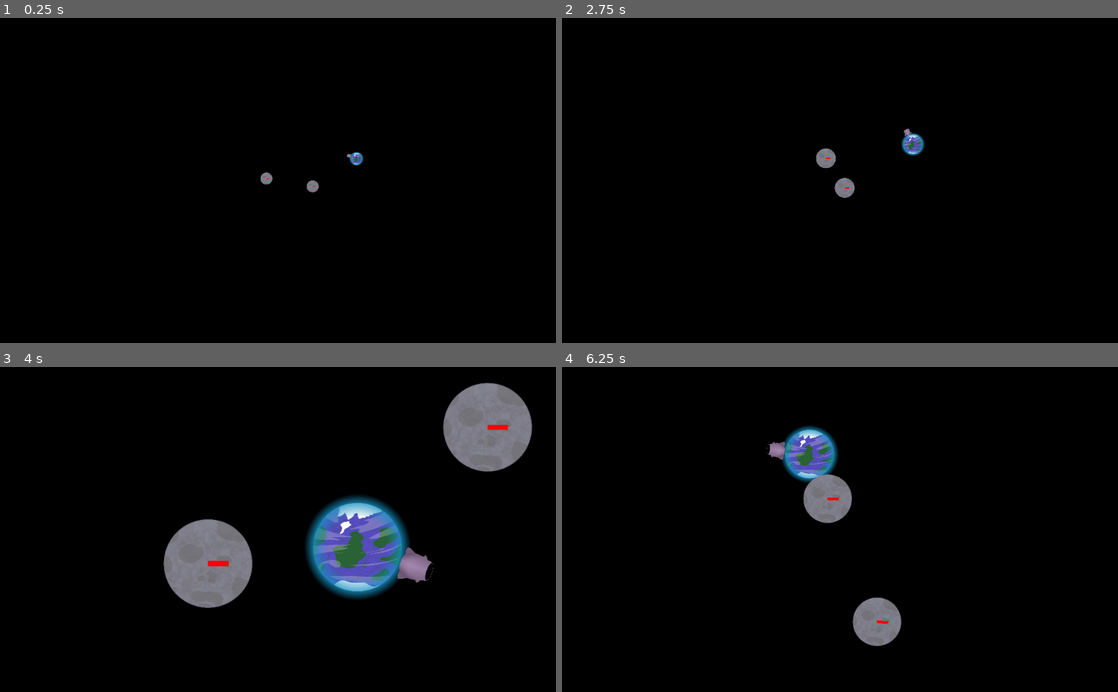
Above: before the commit, frames 1-4 (two rows, left to right).
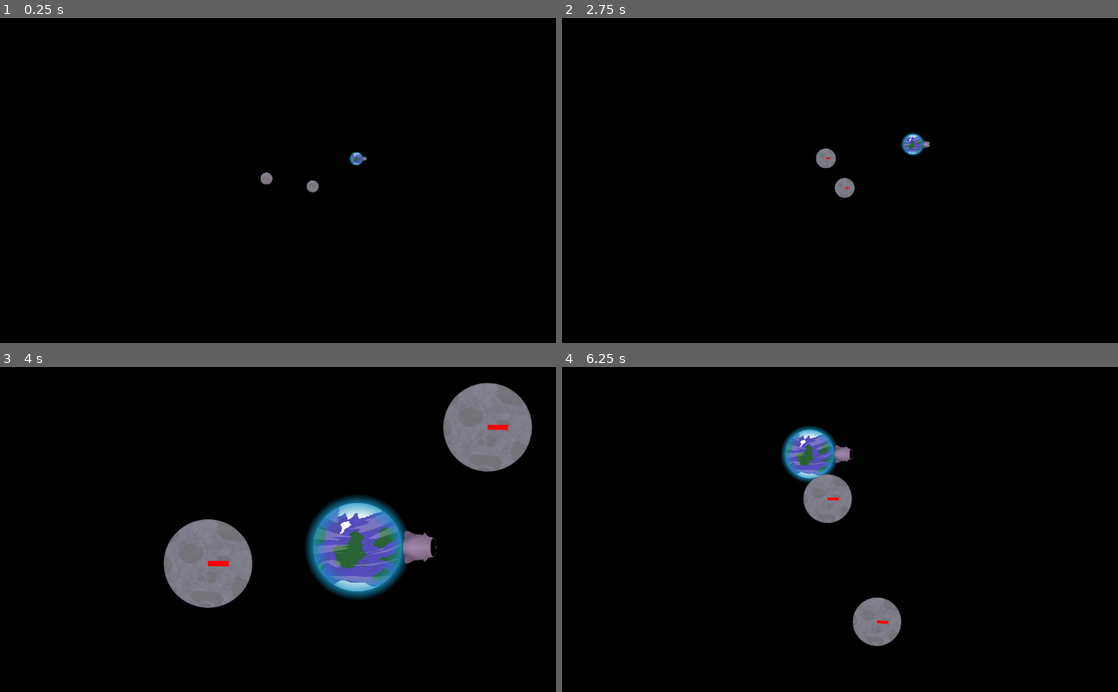
Above: after the commit, the same moments.

Repository: Pfeil/Moonshot
Game: Godot game, scene res://planet_player/test.tscn
The game is run twice, just before and just after one commit, with the same random seed, the same clock (stepped at 60 frames per second) and the same inputs.
Inputs (mouse positions are in pixels of both pictures, inside the frame that each line leads up to):
- Up to frame 1 (0.25 s): no input
- Up to frame 2 (2.75 s): move the mouse to (962, 164) at 0.52 s; tap Space (ui_select) at 0.6, 0.77, 1.07, 1.52, 1.55, 1.82, 2.3 s; move the mouse to (728, 196) at 1.27 s; tap Mouse wheel up (Zoom_IN) at 1.35 s; move the mouse to (895, 109) at 2.02 s; hold Mouse wheel down (Zoom_OUT) from 2.03 s (still down)
- Up to frame 3 (4 s): move the mouse to (250, 594) at 2.77 s; release Mouse wheel down (Zoom_OUT) at 2.78 s; tap Space (ui_select) at 2.85, 3.02, 3.32, 3.77, 3.8 s; move the mouse to (444, 578) at 3.52 s; hold Mouse wheel up (Zoom_IN) from 3.53 s (still down)
- Up to frame 4 (6.25 s): tap Space (ui_select) at 4.07, 4.52, 4.55, 4.82, 5.1, 6.02, 6.05 s; move the mouse to (673, 480) at 4.27 s; release Mouse wheel up (Zoom_IN) at 4.28 s; tap Mouse wheel down (Zoom_OUT) at 4.35 s; move the mouse to (867, 529) at 5.02 s; move the mouse to (756, 448) at 5.77 s; tap Mouse wheel up (Zoom_IN) at 5.85 s

The runs differ from the first frame. In frame 1, less than 0.1% of the frame differs, in the area x 62-66%, y 41-45%; in frame 2, less than 0.1%; in frame 3, 0.7%, in the area x 71-79%, y 50-67%; in frame 4, 0.3%.

Commit message:
Add controller support for multiple players

Diff:
--- a/planet_player/planet_player.gd
+++ b/planet_player/planet_player.gd
@@ -4,11 +4,13 @@
 export var bullet_impulse: float = 100
 export var hasRecoil: bool = true
 
+export var is_controlled_by_mouse: bool = false
 export var JOYPAD_NUMBER = 0
 export var JOYPAD_DEADZONE = 0.25
 
 
 var aiming_direction: Vector2
+onready var joypad_left:Vector2 = Vector2.ZERO
 onready var OS_NAME = OS.get_name()
 onready var rotation_point = $RotationPoint
 onready var cannon = $RotationPoint/Cannon
@@ -16,23 +18,26 @@
 onready var bullet = preload("res://planet_player/bullet.tscn")
 
 
-
 func _process(_delta):
-	var analogStick_vectors = get_joystick_input()
-	if analogStick_vectors[0]:	#Joystick controlls
-		aiming_direction = analogStick_vectors[0].normalized()
-	elif analogStick_vectors[1]:
-		aiming_direction = analogStick_vectors[1].normalized()
-	else:	# Mouse controlls
+	if is_controlled_by_mouse:
 		aiming_direction = (get_global_mouse_position() - transform.get_origin())
+		if Input.is_action_just_pressed("ui_select"):
+			shoot()
+	else:
+		var analogStick_vectors = get_joystick_input()
+		if analogStick_vectors[0]:	#Joystick controlls
+			aiming_direction = analogStick_vectors[0].normalized()
+		elif analogStick_vectors[1]:
+			aiming_direction = analogStick_vectors[1].normalized()
 	rotation_point.look_at(transform.get_origin() + aiming_direction)
 
 func _physics_process(delta):
 	rotation = 0
 
 func _input(event):
-	if event.is_action_pressed("Player_"+str(PLAYER_NUMBER)+"_SHOOT"):
-		shoot()
+	if not is_controlled_by_mouse:
+		if event.is_action_pressed("Player_"+str(PLAYER_NUMBER)+"_SHOOT"):
+			shoot()
 
 
 func shoot():
@@ -46,6 +51,7 @@
 	bullet_instance.apply_central_impulse(Vector2(bullet_impulse, 0).rotated(rotation_point.rotation))
 	self.apply_central_impulse(-Vector2(bullet_impulse, 0).rotated(rotation_point.rotation))
 
+
 func get_joystick_input():
 	var leftAnalogStick_vector =Vector2.ZERO
 	var rightAnalogStick_vector =Vector2.ZERO
@@ -53,17 +59,17 @@
 	# TODO: not efficient to ask for OS every time.
 	# get input from left stick dependent of OS system
 	if OS_NAME == "Windows":
-		leftAnalogStick_vector = Vector2(Input.get_joy_axis(0, 0), -Input.get_joy_axis(0, 1))
-		rightAnalogStick_vector = Vector2(Input.get_joy_axis(0, 2), Input.get_joy_axis(0, 3))
+		leftAnalogStick_vector = Vector2(Input.get_joy_axis(PLAYER_NUMBER, 0), -Input.get_joy_axis(PLAYER_NUMBER, 1))
+		rightAnalogStick_vector = Vector2(Input.get_joy_axis(PLAYER_NUMBER, 2), Input.get_joy_axis(PLAYER_NUMBER, 3))
 	elif OS_NAME == "X11":
-		leftAnalogStick_vector = Vector2(Input.get_joy_axis(0, 0), Input.get_joy_axis(0, 1))
-		rightAnalogStick_vector = Vector2(Input.get_joy_axis(0, 2), Input.get_joy_axis(0, 3))
+		leftAnalogStick_vector = Vector2(Input.get_joy_axis(PLAYER_NUMBER, 0), Input.get_joy_axis(PLAYER_NUMBER, 1))
+		rightAnalogStick_vector = Vector2(Input.get_joy_axis(PLAYER_NUMBER, 2), Input.get_joy_axis(PLAYER_NUMBER, 3))
 	elif OS_NAME == "OSX":
-		leftAnalogStick_vector = Vector2(Input.get_joy_axis(0, 1), Input.get_joy_axis(0, 2))
-		rightAnalogStick_vector = Vector2(Input.get_joy_axis(0, 3), Input.get_joy_axis(0, 4))
+		leftAnalogStick_vector = Vector2(Input.get_joy_axis(PLAYER_NUMBER, 1), Input.get_joy_axis(PLAYER_NUMBER, 2))
+		rightAnalogStick_vector = Vector2(Input.get_joy_axis(PLAYER_NUMBER, 3), Input.get_joy_axis(PLAYER_NUMBER, 4))
 	else:
-		leftAnalogStick_vector = Vector2(Input.get_joy_axis(0, 0), Input.get_joy_axis(0, 1))
-		rightAnalogStick_vector = Vector2(Input.get_joy_axis(0, 2), Input.get_joy_axis(0, 3))
+		leftAnalogStick_vector = Vector2(Input.get_joy_axis(PLAYER_NUMBER, 0), Input.get_joy_axis(PLAYER_NUMBER, 1))
+		rightAnalogStick_vector = Vector2(Input.get_joy_axis(PLAYER_NUMBER, 2), Input.get_joy_axis(PLAYER_NUMBER, 3))
 	# take Deadzone of the sticks in account
 	if leftAnalogStick_vector.length() < JOYPAD_DEADZONE:
 		leftAnalogStick_vector = Vector2(0, 0)
--- a/project.godot
+++ b/project.godot
@@ -25,24 +25,35 @@
 
 [input]
 
+ui_select={
+"deadzone": 0.5,
+"events": [ Object(InputEventKey,"resource_local_to_scene":false,"resource_name":"","device":0,"alt":false,"shift":false,"control":false,"meta":false,"command":false,"pressed":false,"scancode":32,"unicode":0,"echo":false,"script":null)
+, Object(InputEventJoypadButton,"resource_local_to_scene":false,"resource_name":"","device":0,"button_index":3,"pressure":0.0,"pressed":false,"script":null)
+, Object(InputEventMouseButton,"resource_local_to_scene":false,"resource_name":"","device":0,"alt":false,"shift":false,"control":false,"meta":false,"command":false,"button_mask":0,"position":Vector2( 0, 0 ),"global_position":Vector2( 0, 0 ),"factor":1.0,"button_index":1,"pressed":false,"doubleclick":false,"script":null)
+ ]
+}
 Player_0_UP={
 "deadzone": 0.5,
 "events": [ Object(InputEventKey,"resource_local_to_scene":false,"resource_name":"","device":0,"alt":false,"shift":false,"control":false,"meta":false,"command":false,"pressed":false,"scancode":87,"unicode":0,"echo":false,"script":null)
+, Object(InputEventJoypadMotion,"resource_local_to_scene":false,"resource_name":"","device":0,"axis":1,"axis_value":-1.0,"script":null)
  ]
 }
 Player_0_DOWN={
 "deadzone": 0.5,
 "events": [ Object(InputEventKey,"resource_local_to_scene":false,"resource_name":"","device":0,"alt":false,"shift":false,"control":false,"meta":false,"command":false,"pressed":false,"scancode":83,"unicode":0,"echo":false,"script":null)
+, Object(InputEventJoypadMotion,"resource_local_to_scene":false,"resource_name":"","device":0,"axis":1,"axis_value":1.0,"script":null)
  ]
 }
 Player_0_RIGHT={
 "deadzone": 0.5,
 "events": [ Object(InputEventKey,"resource_local_to_scene":false,"resource_name":"","device":0,"alt":false,"shift":false,"control":false,"meta":false,"command":false,"pressed":false,"scancode":68,"unicode":0,"echo":false,"script":null)
+, Object(InputEventJoypadMotion,"resource_local_to_scene":false,"resource_name":"","device":0,"axis":0,"axis_value":1.0,"script":null)
  ]
 }
 Player_0_LEFT={
 "deadzone": 0.5,
 "events": [ Object(InputEventKey,"resource_local_to_scene":false,"resource_name":"","device":0,"alt":false,"shift":false,"control":false,"meta":false,"command":false,"pressed":false,"scancode":65,"unicode":0,"echo":false,"script":null)
+, Object(InputEventJoypadMotion,"resource_local_to_scene":false,"resource_name":"","device":0,"axis":0,"axis_value":-1.0,"script":null)
  ]
 }
 Player_1_UP={
@@ -82,8 +93,7 @@
 }
 Player_0_SHOOT={
 "deadzone": 0.5,
-"events": [ Object(InputEventMouseButton,"resource_local_to_scene":false,"resource_name":"","device":0,"alt":false,"shift":false,"control":false,"meta":false,"command":false,"button_mask":0,"position":Vector2( 0, 0 ),"global_position":Vector2( 0, 0 ),"factor":1.0,"button_index":1,"pressed":false,"doubleclick":false,"script":null)
-, Object(InputEventJoypadButton,"resource_local_to_scene":false,"resource_name":"","device":0,"button_index":7,"pressure":0.0,"pressed":false,"script":null)
+"events": [ Object(InputEventJoypadButton,"resource_local_to_scene":false,"resource_name":"","device":0,"button_index":7,"pressure":0.0,"pressed":false,"script":null)
 , Object(InputEventJoypadButton,"resource_local_to_scene":false,"resource_name":"","device":0,"button_index":2,"pressure":0.0,"pressed":false,"script":null)
  ]
 }
